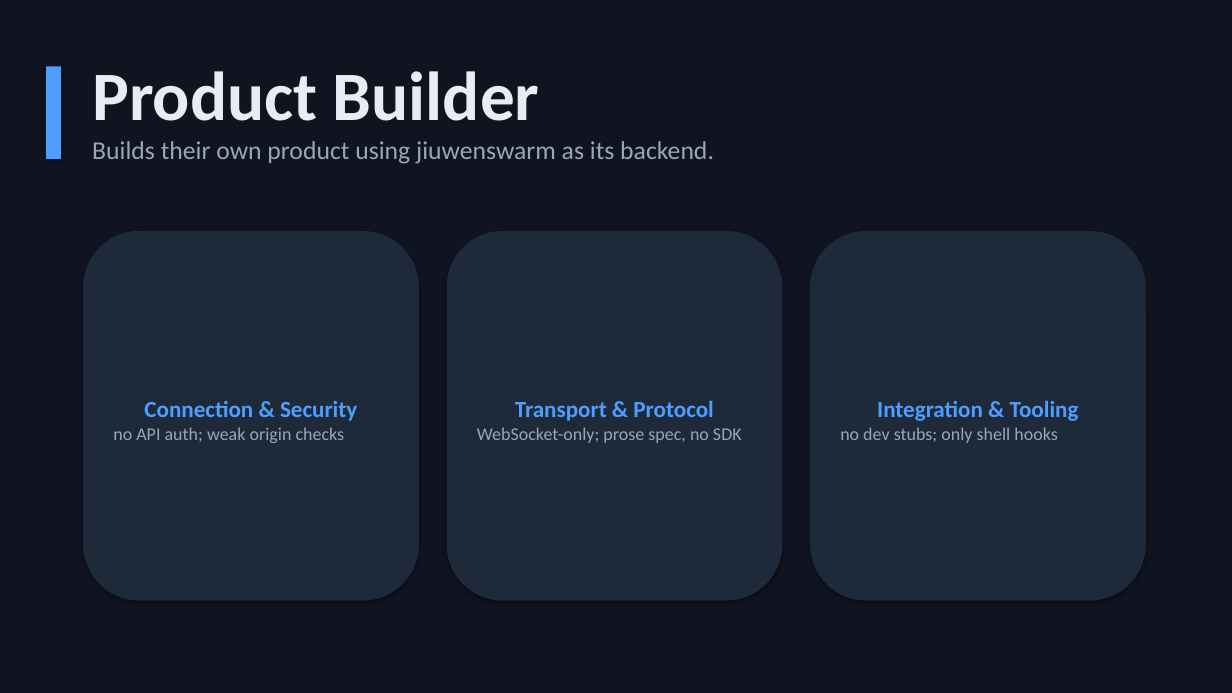
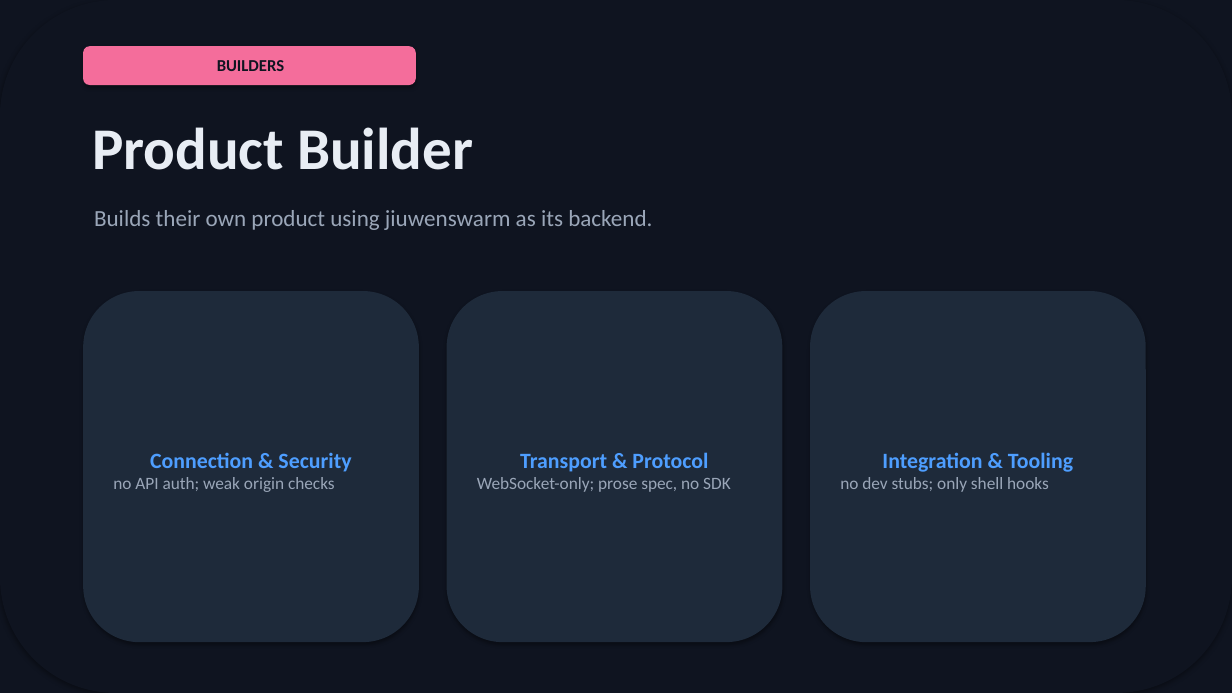
Before and after one commit to michaelatamuk/openjiuwen-jiuwenswarm, a slide deck: slide 11 of docs-michael/usability/slides/personas-deck.pptx (slide 9 before the commit). Drawn at 1232x693 pixels with LibreOffice and Linux fonts; fonts in the diff are those of the drawing. Boxes give left, top, right and bottom in pixels: in the first picture for what was removed or moved away, otherwise in the second. Text is boxed around its words. In the diff, an @@ line names an element or a change of style, - is before the commit and + after.

Commit message:
working on jiuwenswarm

```diff
--- a/docs-michael/usability/slides/personas-deck.pptx
+++ b/docs-michael/usability/slides/personas-deck.pptx
@@ rounded rectangle at [0,0,1232,693]: rectangle to rounded rectangle @@
@@ rounded rectangle added at [83,46,416,85], fill #F46D9B, 13 pt, text #0F1420, bold @@
+BUILDERS
@@ rectangle removed at [46,67,61,159] @@
@@ text at [92,71,540,121]: paragraph removed @@
-Product Builder
@@ text added at [92,127,473,170], 46 pt, text #E8EDF4, bold @@
+Product Builder
@@ text "Builds their own product using ...": place and size @@
-text "Builds their own product using ..." at [92,71,714,164]
+text "Builds their own product using ..." at [94,210,652,230]
@@ text "Builds their own product using ..." at [94,210,652,230]: size 20 to 18 pt @@
@@ rounded rectangle "Connection & Security": place and size @@
-rounded rectangle "Connection & Security" at [83,231,419,601]
+rounded rectangle "Connection & Security" at [83,291,419,642]
@@ rounded rectangle "Connection & Security" at [83,291,419,642]: size 18 to 17 pt in "Connection & Security"; size 14 to 13.5 pt in "no API auth; weak origin checks" @@
@@ rounded rectangle "Transport & Protocol": place and size @@
-rounded rectangle "Transport & Protocol" at [446,231,782,601]
+rounded rectangle "Transport & Protocol" at [446,291,782,642]
@@ rounded rectangle "Transport & Protocol" at [446,291,782,642]: size 18 to 17 pt in "Transport & Protocol"; size 14 to 13.5 pt in "WebSocket-only; prose spec, no SDK" @@
@@ rounded rectangle "Integration & Tooling": place and size @@
-rounded rectangle "Integration & Tooling" at [811,231,1146,601]
+rounded rectangle "Integration & Tooling" at [811,291,1146,642]
@@ rounded rectangle "Integration & Tooling" at [811,291,1146,642]: size 18 to 17 pt in "Integration & Tooling"; size 14 to 13.5 pt in "no dev stubs; only shell hooks" @@
```
Also in this commit, not shown: 9 other slides changed, 2 slides added, 5 other files.
